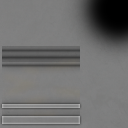
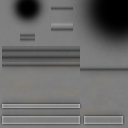
Before/after of a (128, 128) layered artwork. What changed in the layer stack:
added layer "Hole" (1st of 2) above "High 1" over [6, 0, 52, 31]
added layer "High 1" (50%) above "Low 2" over [51, 22, 73, 28]
added layer "Low 2" above "Low 1" over [20, 33, 35, 42]
added layer "Low 1" (1st of 2) above "Band" over [51, 6, 128, 73]
added layer "Grime 2" (1st of 2) (16%) above "Grime 1" over [80, 70, 123, 126]
added layer "Grime 1" (1st of 2) (20%) above "Nozzle_1" over [80, 65, 128, 126]
added group "Nozzle_1" with 5 layers above "Wear" over [6, 0, 128, 126]
moved "Hole" (2nd of 2, in "Nozzle_1") into group "Nozzle_1" over [56, 6, 128, 73]
